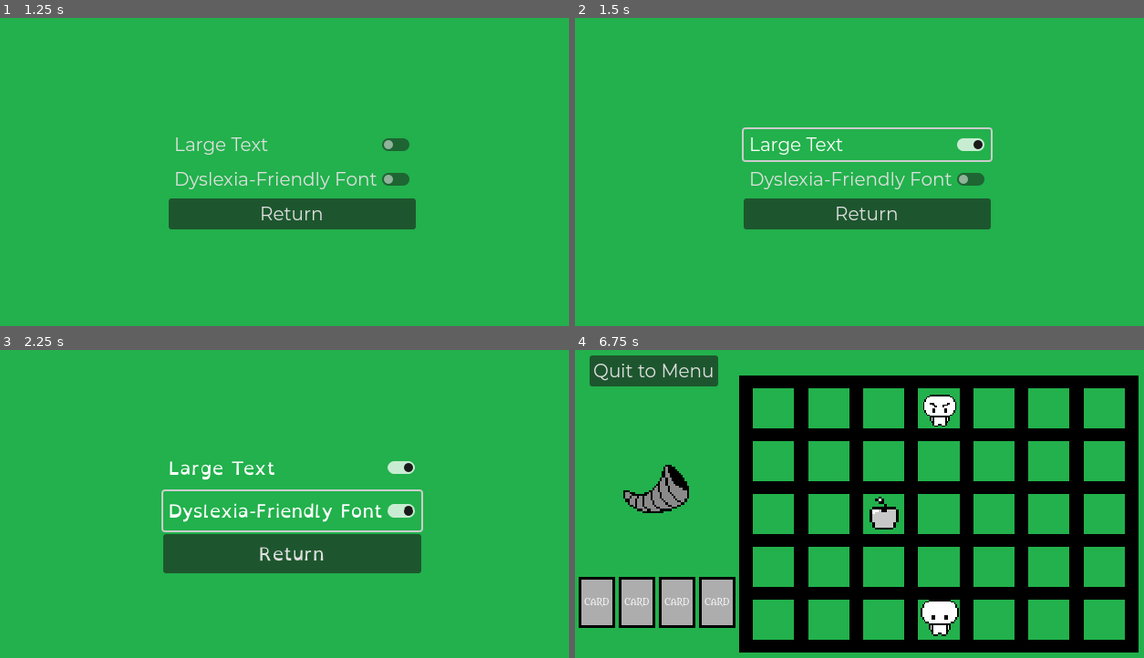
Above: before the commit, frames 1-4 (two rows, left to right).
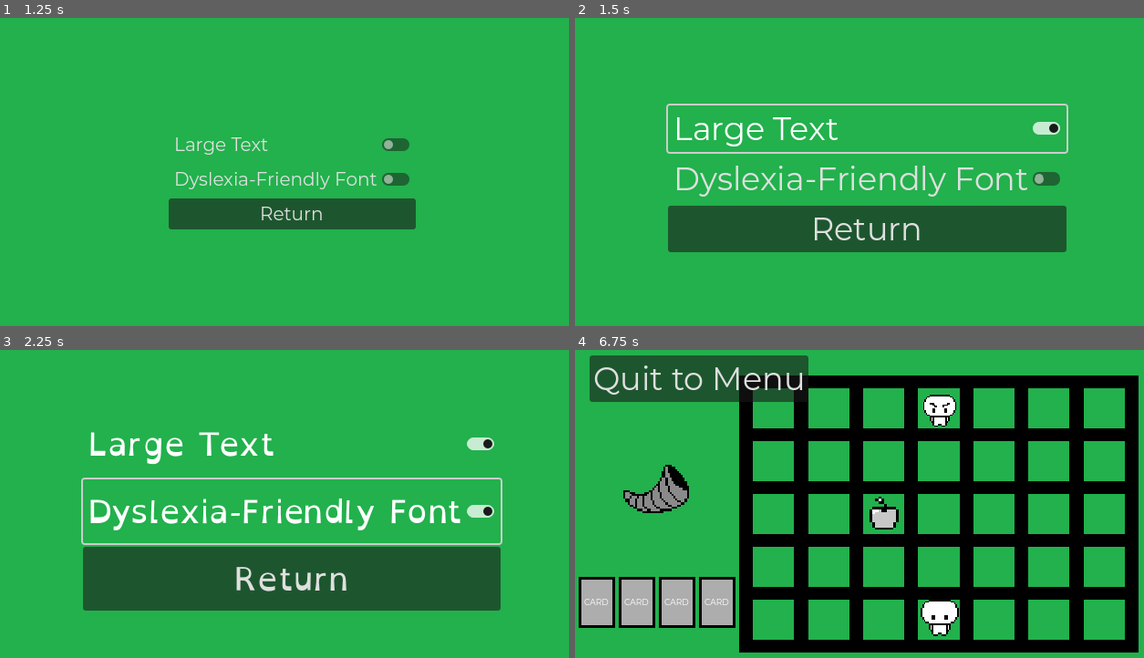
Above: after the commit, the same moments.

Repository: Endermandels/Sylvia
Game: Godot game, scene res://start_menu/start_menu.tscn
Two runs of this game, one before a commit and one after it. Both use one fixed random seed, a clock stepped at 60 frames per second and the inputs below.
Inputs:
- Up to frame 1 (1.25 s): click "Options" at 0.5 s
- Up to frame 2 (1.5 s): click "Large Text" at 1.25 s
- Up to frame 3 (2.25 s): click "Dyslexia-Friendly Font" at 2 s
- Up to frame 4 (6.75 s): click "Large Text" at 2.75 s; click "Dyslexia-Friendly Font" at 3.5 s; click "Large Text" at 4.25 s; click "Dyslexia-Friendly Font" at 5 s; click "Return" at 5.75 s; click "Start" at 6.5 s

Frame 1 is identical in both runs. In frame 2, 13% of the frame differs, in the area x 16-87%, y 27-77%; in frame 3, 19%, in the area x 14-89%, y 26-85%; in frame 4, 3.7%.

Commit message:
Implement large text size toggle and optimize loading in options settings
The text size toggle allows users to adjust the current theme to use a large font size default. The process for loading in settings is cleaner.

Diff:
--- a/start_menu/OptionsMenu.gd
+++ b/start_menu/OptionsMenu.gd
@@ -1,35 +1,35 @@
 extends Control
 
+#Apply saved settings values
 func _on_ready():
-	if Settings.theme != "default":
-		theme = load("res://ui_theme/dyslexia.tres")
-		$MarginContainer/VBoxContainer/dyslexia.set_pressed_no_signal(true)
-		set_theme(theme)
-	else:
-		theme = load("res://ui_theme/default.tres")
-		set_theme(theme)
-
-	if Settings.font_size != null:
-		$MarginContainer/VBoxContainer/large_text.set_pressed_no_signal(true)
-
+	theme = load(Settings.theme)
+	set_theme(theme)
+	get_theme().default_font_size = Settings.font_size
+	$MarginContainer/VBoxContainer/dyslexia.set_pressed_no_signal(Settings.dyslexia_toggle)
+	$MarginContainer/VBoxContainer/large_text.set_pressed_no_signal(Settings.large_toggle)
 func _on_return_pressed():
 	#this is when the changes should be applied to the rest of the game
 	get_tree().change_scene_to_file('res://start_menu/start_menu.tscn')
 
 func _on_dyslexia_friendly__font_toggled(toggled_on):
+	var theme_path
 	if(toggled_on == true):
-		theme = load("res://ui_theme/dyslexia.tres")
-		set_theme(theme)
-		Settings.theme = "dyslexia"
+		theme_path = "res://ui_theme/dyslexia.tres"
+		Settings.dyslexia_toggle = true
 	else:
-		theme = load("res://ui_theme/default.tres")
-		set_theme(theme)
-		Settings.theme = "default"
+		theme_path = "res://ui_theme/default.tres"
+		Settings.dyslexia_toggle = false
+	theme = load(theme_path)
+	Settings.theme = theme_path
+	set_theme(theme)
+	get_theme().default_font_size = Settings.font_size
 
 func _on_large_text_toggled(toggled_on):
 	if(toggled_on == true):
-		Settings.font_size = 80
-		print("Large text on")
+		get_theme().default_font_size = 35
+		Settings.font_size = 35
+		Settings.large_toggle = true
 	else:
-		Settings.font_size = null
-		print("default text size")
+		Settings.font_size = 20
+		get_theme().default_font_size = 20
+		Settings.large_toggle = false
--- a/start_menu/Settings.gd
+++ b/start_menu/Settings.gd
@@ -1,4 +1,6 @@
 extends Node
 
-var theme = "default"
-var font_size = null
+var theme = "res://ui_theme/default.tres"
+var font_size = 20
+var large_toggle = false
+var dyslexia_toggle = false
--- a/ui_theme/default.tres
+++ b/ui_theme/default.tres
@@ -1,12 +1,7 @@
-[gd_resource type="Theme" load_steps=3 format=3 uid="uid://dkexfnao3uaod"]
+[gd_resource type="Theme" load_steps=2 format=3 uid="uid://dkexfnao3uaod"]
 
 [ext_resource type="FontFile" uid="uid://b2mvtvbkmci77" path="res://assets/Font/Montserrat-Regular.ttf" id="1_jqg4b"]
-[ext_resource type="FontFile" uid="uid://mdn03mrrb765" path="res://assets/Font/Metamorphous-Regular.ttf" id="2_jwwdc"]
 
 [resource]
 default_font = ExtResource("1_jqg4b")
 default_font_size = 20
-Button/font_sizes/font_size = 20
-Button/fonts/font = ExtResource("1_jqg4b")
-Label/font_sizes/font_size = 20
-Label/fonts/font = ExtResource("2_jwwdc")
